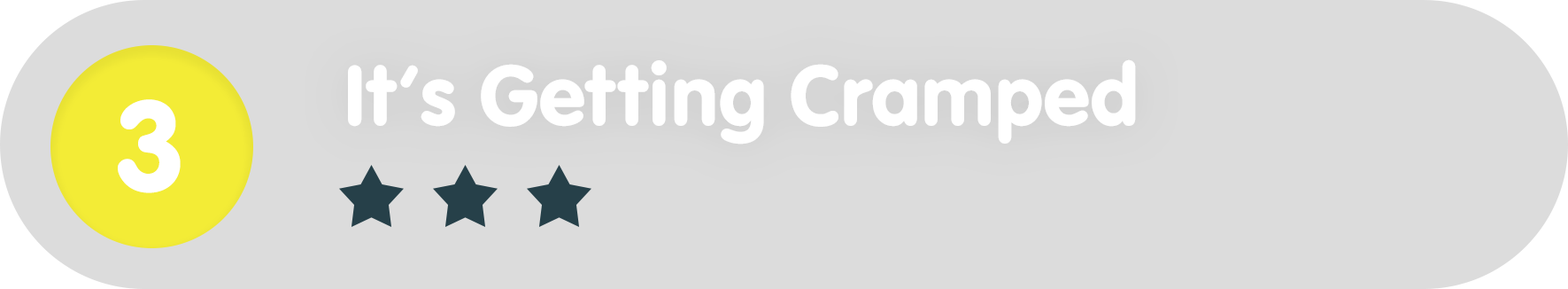
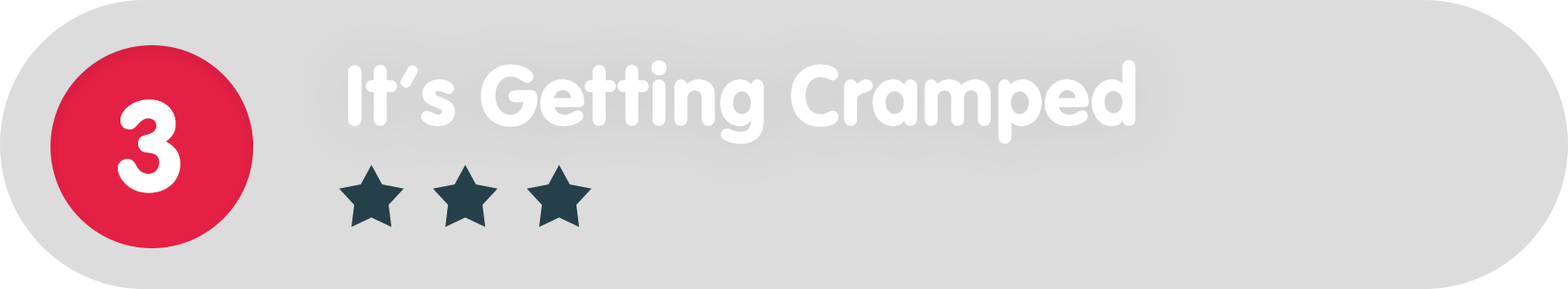
Before/after of a 1568 × 289 layered artwork. What changed in the layer stack:
painted on "Ellipse_green" over [50, 45, 254, 248]
